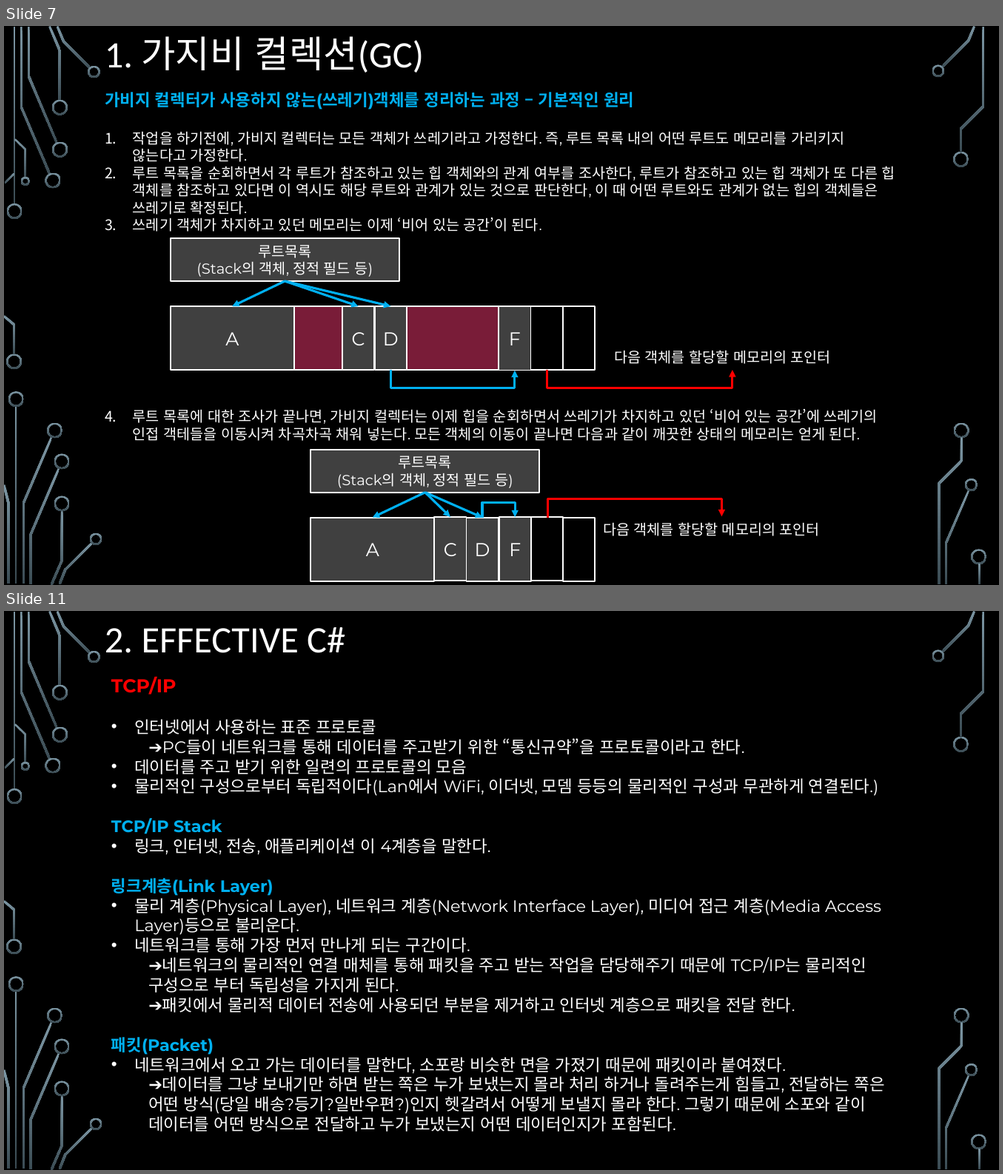
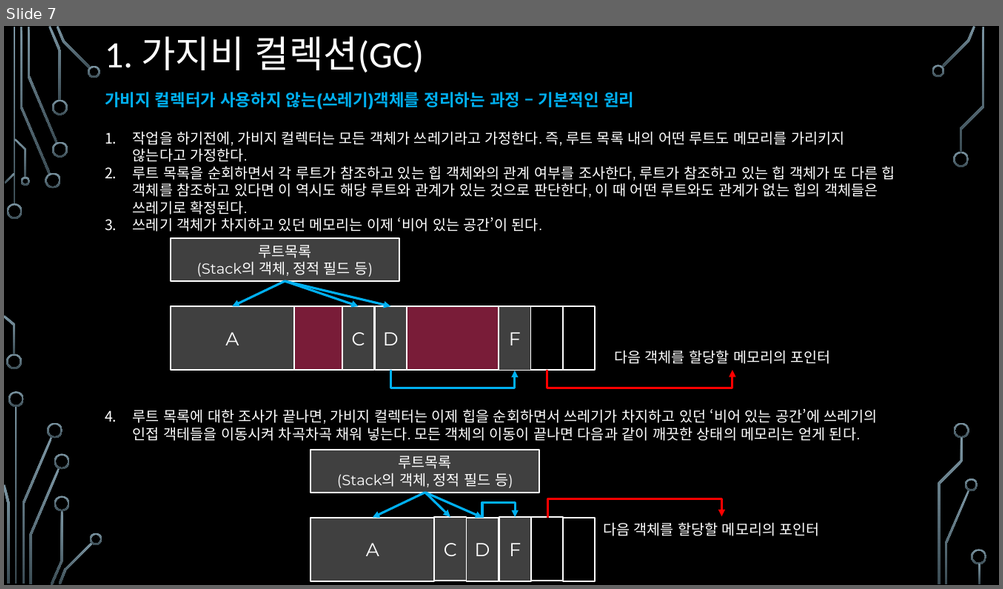
Before and after one commit to assassin4613/CShap, a slide deck: C#_Chapter_13.pptx. Shown one above the other, each under a label of ours: slides 7 and 11 before the commit, slide 7 after it; the slides between them are not shown. The pictures are 1003x1174 and 1003x589 pixels, drawn with LibreOffice and Linux fonts; fonts in the diff are those of the drawing; background and template pictures are left out. Boxes give left, top, right and bottom in pixels: in the first picture for what was removed or moved away, otherwise in the second. Text is boxed around its words. In the diff, an @@ line names an element or a change of style, - is before the commit and + after.

```diff
--- a/C#_Chapter_13.pptx
+++ b/C#_Chapter_13.pptx
@@ slide 11 removed at <box>4,611,999,1170</box>, background picture (left out); not listed: 36 template elements that a slide beside it also shows @@
@@ title removed at <box>105,627,345,653</box> @@
-2. EFFECTIVE C#
@@ text removed at <box>111,676,885,1132</box> @@
-TCP/IP
-• 인터넷에서 사용하는 표준 프로토콜
-  ➔PC들이 네트워크를 통해 데이터를 주고받기 위한 “통신규약”을 프로토콜이라고 한다.
-• 데이터를 주고 받기 위한 일련의 프로토콜의 모음
-• 물리적인 구성으로부터 독립적이다(Lan에서 WiFi, 이더넷, 모뎀 등등의 물리적인 구성과 무관하게 연결된다.)
-TCP/IP Stack
-• 링크, 인터넷, 전송, 애플리케이션 이 4계층을 말한다.
-링크계층(Link Layer)
-• 물리 계층(Physical Layer), 네트워크 계층(Network Interface Layer), 미디어 접근 계층(Media Access Layer)등으로 불리운다.
-• 네트워크를 통해 가장 먼저 만나게 되는 구간이다.
-  ➔네트워크의 물리적인 연결 매체를 통해 패킷을 주고 받는 작업을 담당해주기 때문에 TCP/IP는 물리적인 구성으로 부터 독립성을 가지게 된다.
-  ➔패킷에서 물리적 데이터 전송에 사용되던 부분을 제거하고 인터넷 계층으로 패킷을 전달 한다.
-패킷(Packet)
-• 네트워크에서 오고 가는 데이터를 말한다, 소포랑 비슷한 면을 가졌기 때문에 패킷이라 붙여졌다.
-  ➔데이터를 그냥 보내기만 하면 받는 쪽은 누가 보냈는지 몰라 처리 하거나 돌려주는게 힘들고, 전달하는 쪽은 어떤 방식(당일 배송?등기?일반우편?)인지 헷갈려서 어떻게 보낼지 몰라 한다. 그렇기 때문에 소포와 같이 데이터를 어떤 방식으로 전달하고 누가 보냈는지 어떤 데이터인지가 포함된다.
```
Also in this commit, not shown: 2 slides changed, 2 slides added, 1 other slide removed, 25 other files.
